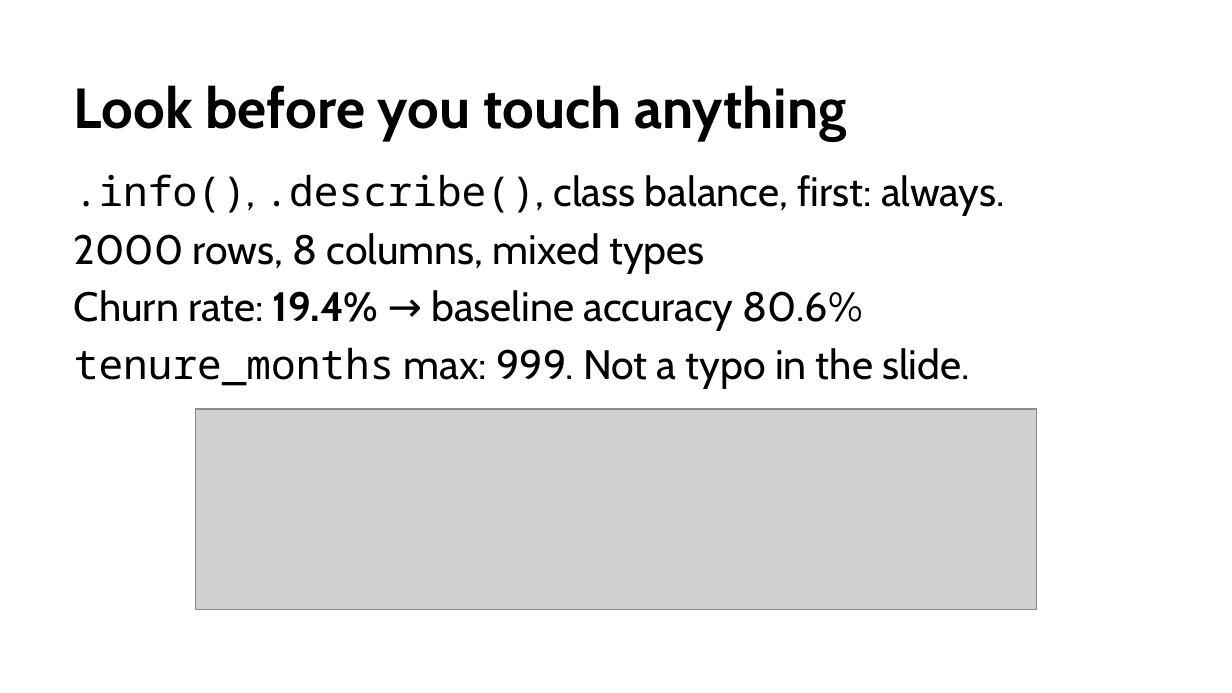
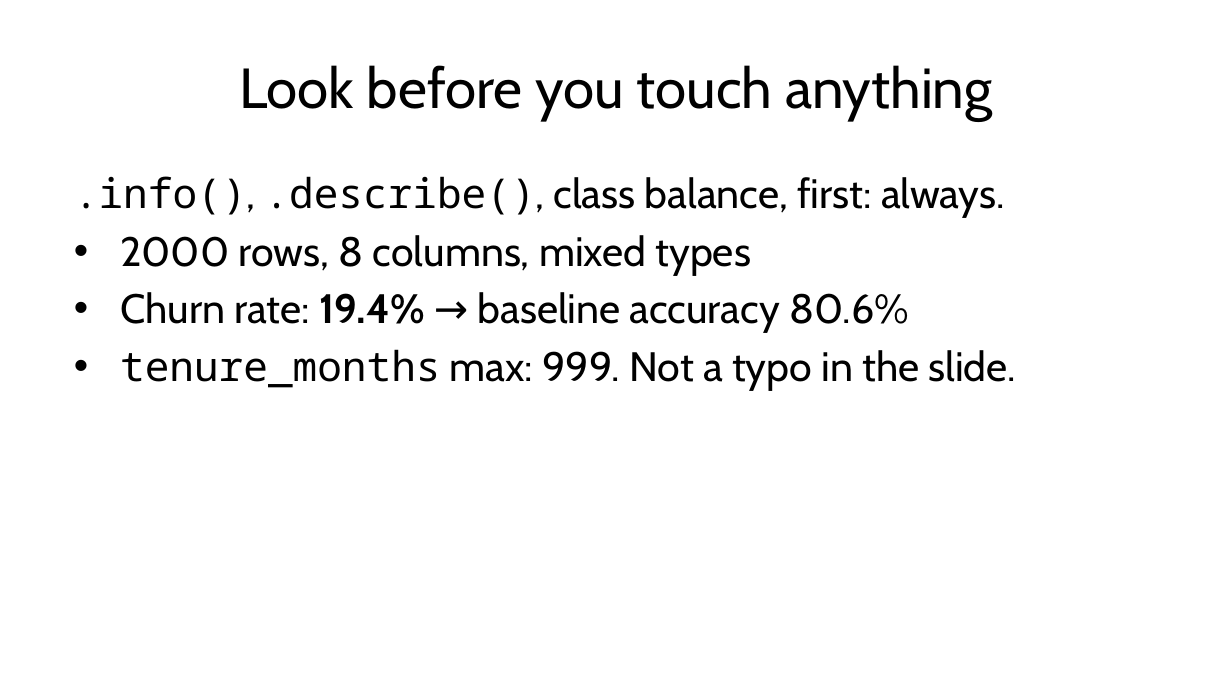
Before and after one commit to fabioantonini/technologies-for-artificial-intelligence, a slide deck: slide 6 of Lessons/02_data_exploration_and_preparation/Slides/data_exploration_and_preparation_slides.pptx. Drawn at 1232x693 pixels with LibreOffice and Linux fonts; fonts in the diff are those of the drawing; grey boxes stand for pictures; background and template pictures are left out. Boxes give left, top, right and bottom in pixels: in the first picture for what was removed or moved away, otherwise in the second. Text is boxed around its words. In the diff, an @@ line names an element or a change of style, - is before the commit and + after.

```diff
--- a/Lessons/02_data_exploration_and_preparation/Slides/data_exploration_and_preparation_slides.pptx
+++ b/Lessons/02_data_exploration_and_preparation/Slides/data_exploration_and_preparation_slides.pptx
@@ title "Look before you touch anything" at [239, 65, 993, 121]: bold off; alignment left to centre; vertical alignment bottom to middle @@
@@ text at [120, 235, 1017, 391]: bullet none to • @@
@@ picture removed at [195, 409, 1036, 610] @@
```
Also in this commit, not shown: 1 slide added, 4 other files.
